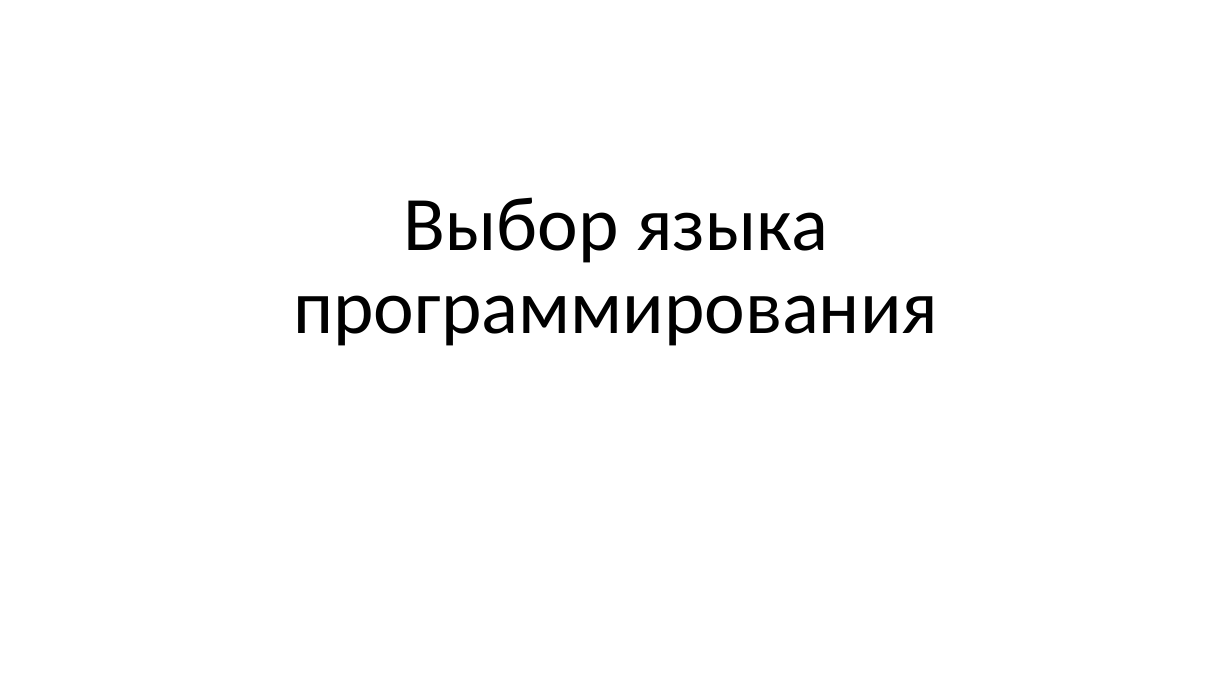
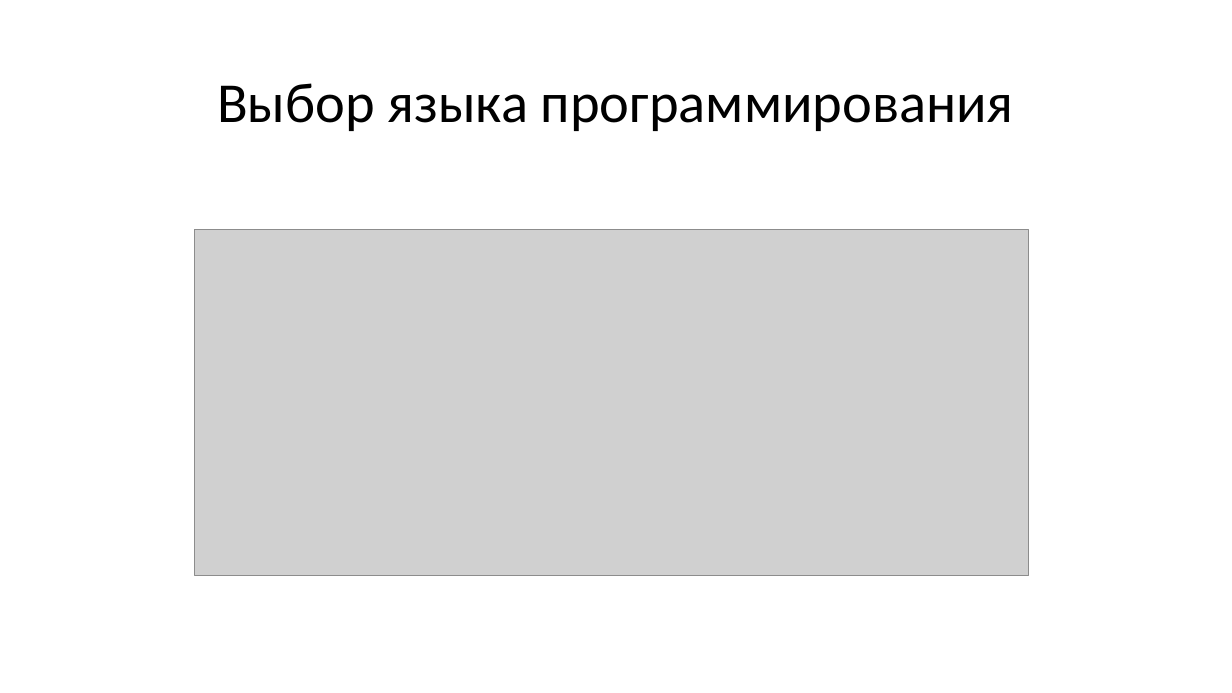
Before and after one commit to cherenuk/modeling, a slide deck: slide 12 of info/Моделирование.pptx (slide 10 before the commit). Drawn at 1232x693 pixels with LibreOffice and Linux fonts; fonts in the diff are those of the drawing; grey boxes stand for pictures; background and template pictures are left out. Boxes give left, top, right and bottom in pixels: in the first picture for what was removed or moved away, otherwise in the second. Text is boxed around its words. In the diff, an @@ line names an element or a change of style, - is before the commit and + after.

```diff
--- a/info/Моделирование.pptx
+++ b/info/Моделирование.pptx
@@ title "Выбор языка программирования" moved from (x1=293, y1=197, x2=938, y2=346) to (x1=217, y1=83, x2=1014, y2=131) @@
@@ title "Выбор языка программирования" at (x1=217, y1=83, x2=1014, y2=131): size 60 to 44 pt; vertical alignment bottom to middle @@
@@ picture added at (x1=195, y1=229, x2=1029, y2=576) @@
```
Also in this commit, not shown: 2 other slides changed, 5 slides added.
